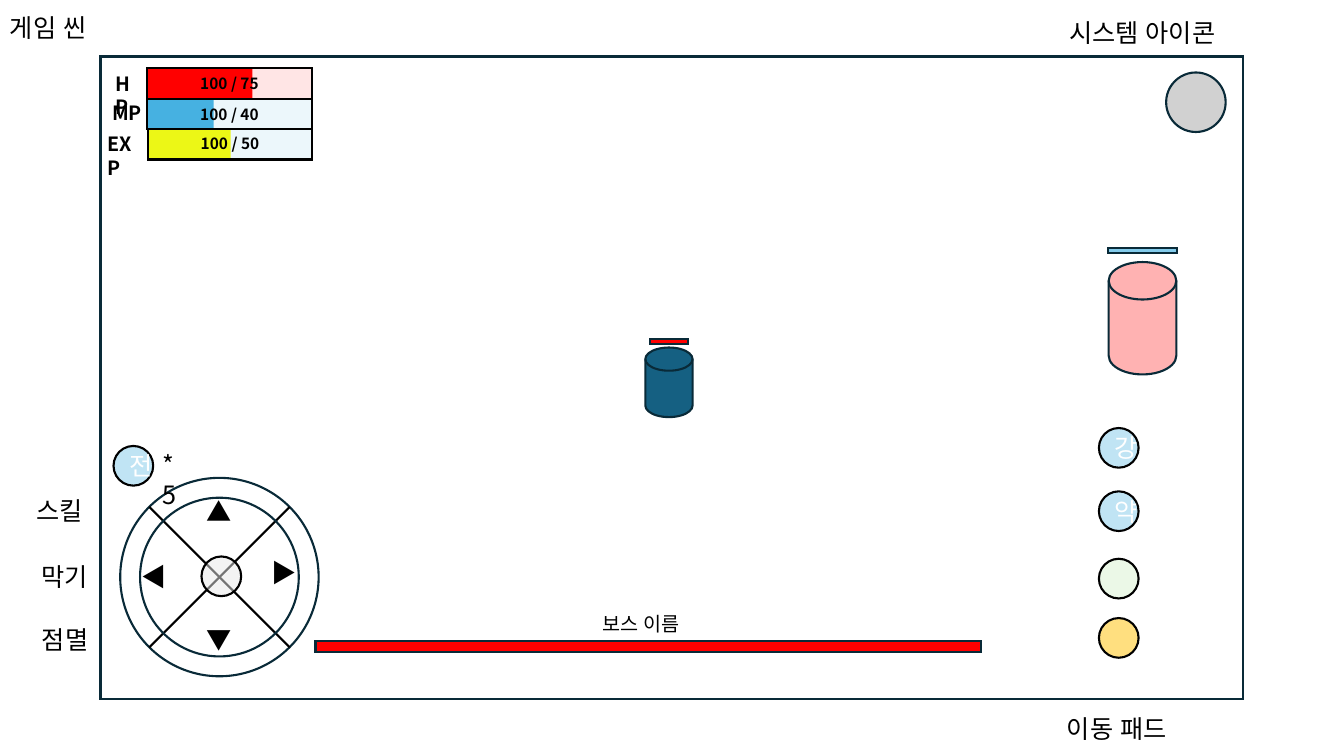
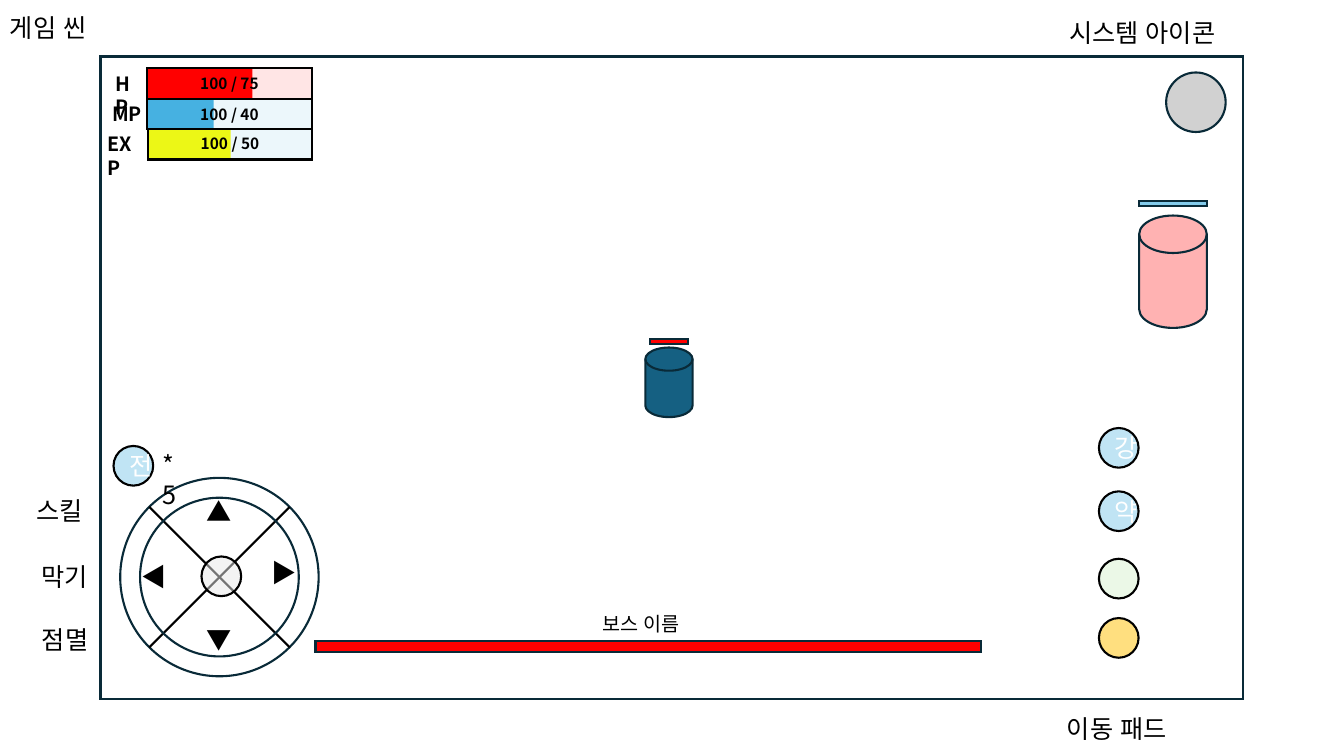
Before and after one commit to gitgiung/SBSAcademy_Team01, a slide deck: slide 5 of 씬 별 UI.pptx. Drawn at 1344x756 pixels with LibreOffice and Linux fonts; fonts in the diff are those of the drawing. Boxes give left, top, right and bottom in pixels: in the first picture for what was removed or moved away, otherwise in the second. Text is boxed around its words. In the diff, an @@ line names an element or a change of style, - is before the commit and + after.

```diff
--- a/씬 별 UI.pptx
+++ b/씬 별 UI.pptx
@@ rectangle moved from (x1=1108, y1=248, x2=1177, y2=253) to (x1=1139, y1=202, x2=1208, y2=207) @@
@@ cylinder moved from (x1=1109, y1=262, x2=1177, y2=375) to (x1=1139, y1=216, x2=1207, y2=329) @@
```
Also in this commit, not shown: 3 other files.
